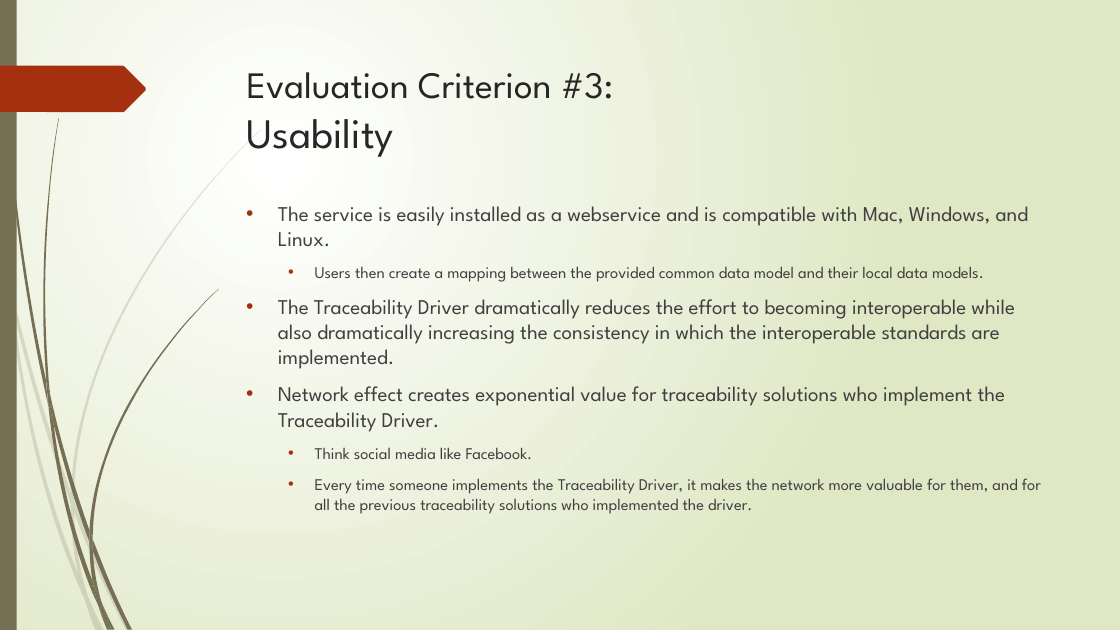
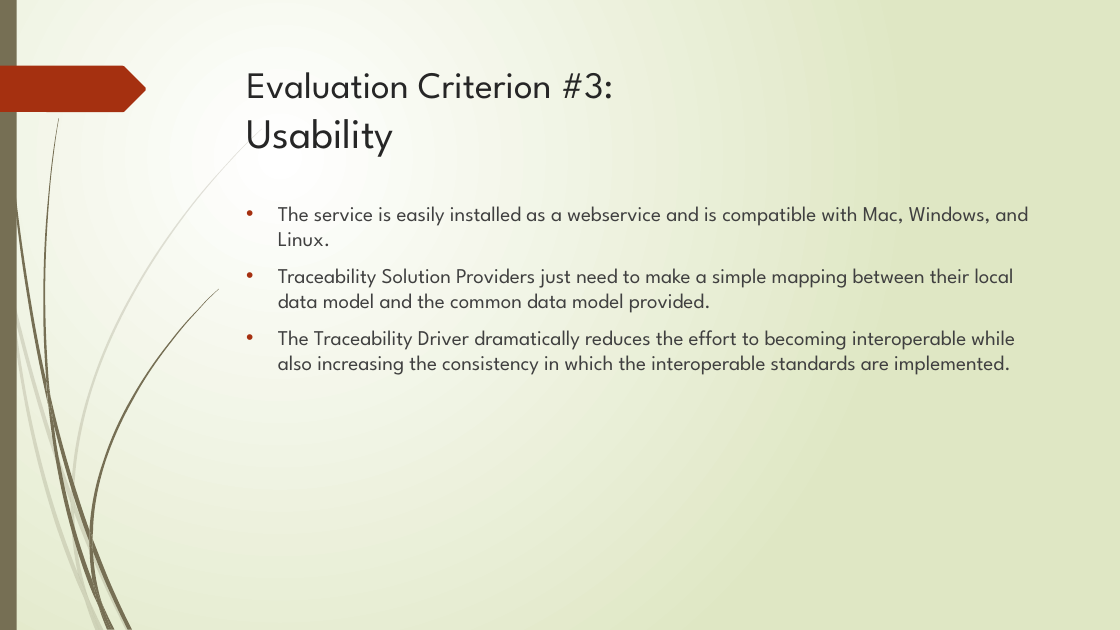
Before and after one commit to TraceabilityInternet/TraceabilityDriver, a slide deck: slide 8 of FDAPresentation.pptx. Drawn at 1120x630 pixels with LibreOffice and Linux fonts; fonts in the diff are those of the drawing. Boxes give left, top, right and bottom in pixels: in the first picture for what was removed or moved away, otherwise in the second. Text is boxed around its words. In the diff, an @@ line names an element or a change of style, - is before the commit and + after.

```diff
--- a/FDAPresentation.pptx
+++ b/FDAPresentation.pptx
@@ text at box(278, 268, 1015, 375): text changed; size 14 to 18 pt @@
-  • Users then create a mapping between the provided common data model and their local data models.
-• The Traceability Driver dramatically reduces the effort to becoming interoperable while also dramatically increasing the consistency in which the interoperable standards are implemented.
-• Network effect creates exponential value for traceability solutions who implement the Traceability Driver.
-  • Think social media like Facebook.
-  • Every time someone implements the Traceability Driver, it makes the network more valuable for them, and for all the previous traceability solutions who implemented the driver.
+• Traceability Solution Providers just need to make a simple mapping between their local data model and the common data model provided.
+• The Traceability Driver dramatically reduces the effort to becoming interoperable while also increasing the consistency in which the interoperable standards are implemented.
```
Also in this commit, not shown: 8 other slides changed, 39 other files.
